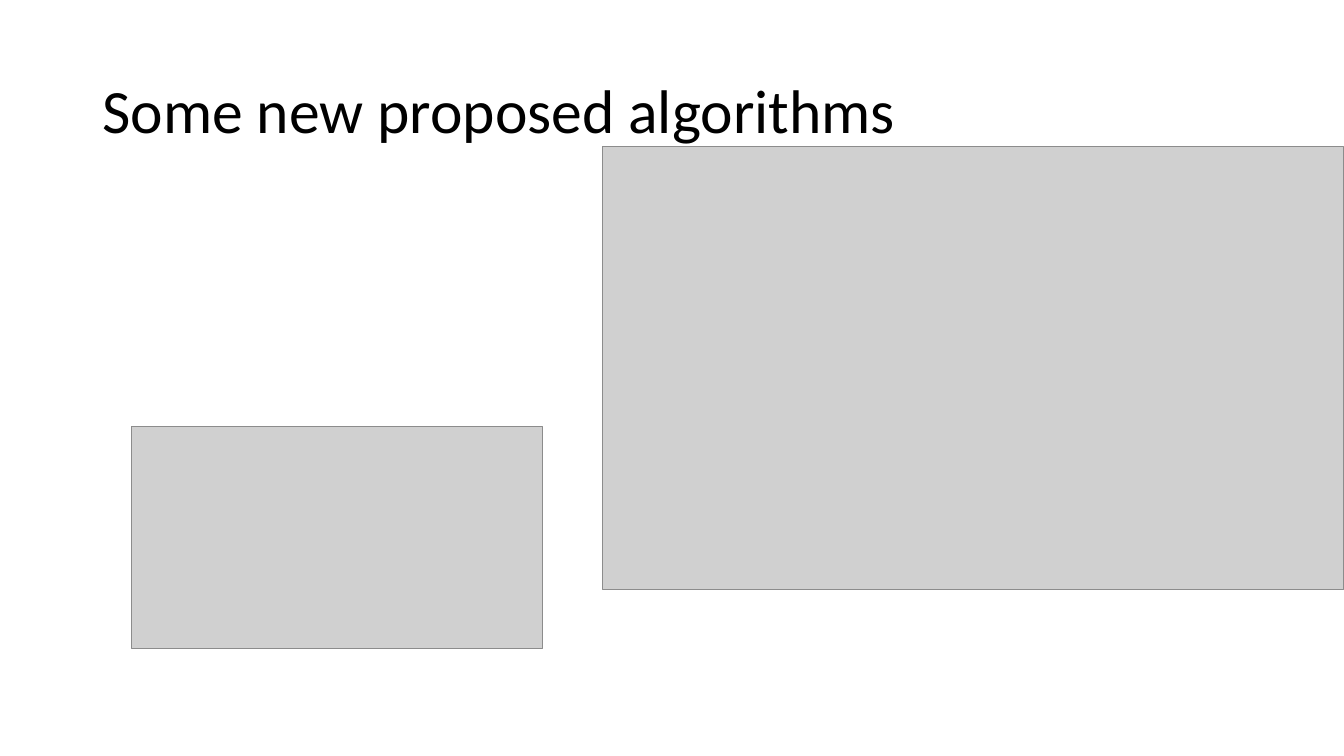
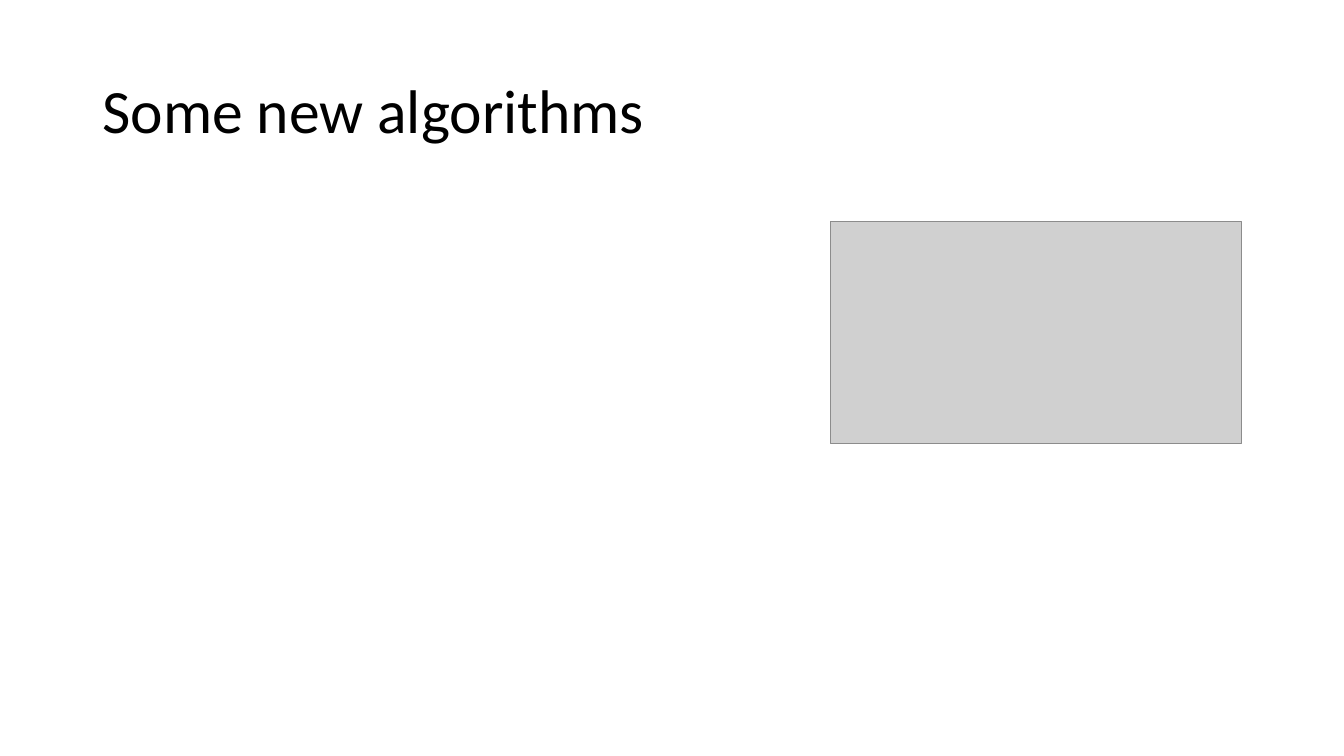
Before and after one commit to xfdywy/RL, a slide deck: slide 16 of some slide/rl theory.pptx (slide 18 before the commit). Drawn at 1344x756 pixels with LibreOffice and Linux fonts; fonts in the diff are those of the drawing; grey boxes stand for pictures. Boxes give left, top, right and bottom in pixels: in the first picture for what was removed or moved away, otherwise in the second. Text is boxed around its words. In the diff, an @@ line names an element or a change of style, - is before the commit and + after.

```diff
--- a/some slide/rl theory.pptx
+++ b/some slide/rl theory.pptx
@@ title at (102,90,643,144): text changed @@
-Some new proposed algorithms
+Some new algorithms
@@ picture removed at (603,147,1344,591) @@
@@ picture: place and size @@
-picture at (132,426,542,649)
+picture at (831,221,1241,444)
```
Also in this commit, not shown: 4 other slides changed, 5 slides added, 1 slide removed, 1 other file.
